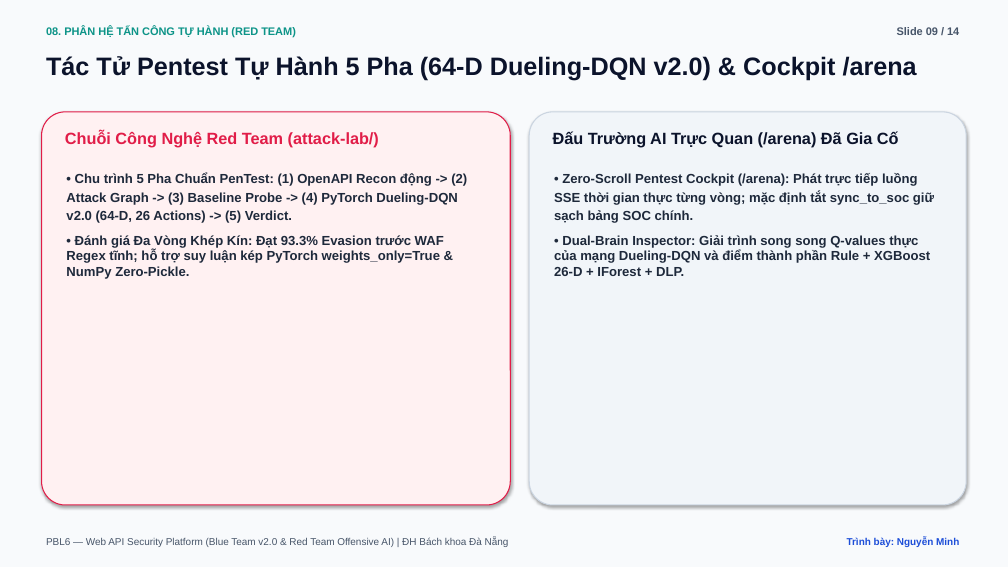
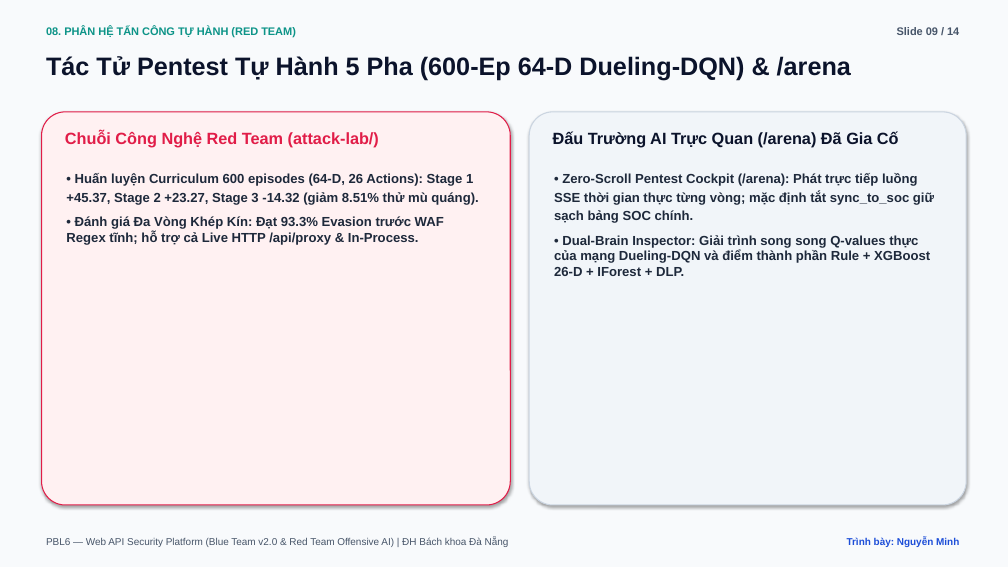
Before and after one commit to vcongggggg/pbl6, a slide deck: slide 9 of docs/reports/PBL6_Academic_Defense_Slides.pptx. Drawn at 1008x567 pixels with LibreOffice and Linux fonts; fonts in the diff are those of the drawing. Boxes give left, top, right and bottom in pixels: in the first picture for what was removed or moved away, otherwise in the second. Text is boxed around its words. In the diff, an @@ line names an element or a change of style, - is before the commit and + after.

Commit message:
fix(phase-c): remediate C1-C5 audit defects, real FP tuning & 27/27 auto-verified thesis matrix
- C1: fix target_upstream.py DLP poisoning on wildcard routes, isolate ML_ENABLED=false/ANOMALY_ENABLED=false on :8056 Rules Only, emit X-WAF-Rule-Score header in proxy.py (0 hardcoded fallback constants), add --target-url & Arena live_http mode (Strange Live HTTP: Rules 88.9% -> Hybrid 94.4% @ 4.252ms)
- C2: add scripts/plot_dqn_convergence.py generating 300 DPI fig6_dqn_600ep_convergence.png and refresh adversarial_benchmark_3x3.json with 600-ep Dueling-DQN checkpoint
- C3: execute 2-round controlled FP tuning (bare-root '/' degeneracy guard in AnomalyDetector + sync /openapi.json, /docs/, /reviews/ in BUILTIN_TARGET_SPEC), reducing B1000 Strict FPR from 4.0% -> 0.0% (Schema OFF) and 8.5% -> 0.0% (Schema ON) with 0.00% Recall loss
- C4: make sync_thesis_documents.py idempotent across DOCX/PPTX/MD and add scripts/generate_reconciliation_matrix.py asserting 27/27 exact JSON-to-document matches (0 discrepancies)
- C5: fix 8/5 scoreboard typo in demo_rehearsal.py, pass BACKEND_URL + isolated SQLite DB in run_live_demo_rehearsal.py, and refresh demo_rehearsal_v3_run.log

```diff
--- a/docs/reports/PBL6_Academic_Defense_Slides.pptx
+++ b/docs/reports/PBL6_Academic_Defense_Slides.pptx
@@ text at [46, 56, 851, 80]: text changed @@
-Tác Tử Pentest Tự Hành 5 Pha (64-D Dueling-DQN v2.0) & Cockpit /arena
+Tác Tử Pentest Tự Hành 5 Pha (600-Ep 64-D Dueling-DQN) & /arena
@@ text at [66, 173, 478, 245]: text changed @@
-• Chu trình 5 Pha Chuẩn PenTest: (1) OpenAPI Recon động -> (2) Attack Graph -> (3) Baseline Probe -> (4) PyTorch Dueling-DQN v2.0 (64-D, 26 Actions) -> (5) Verdict.
-• Đánh giá Đa Vòng Khép Kín: Đạt 93.3% Evasion trước WAF Regex tĩnh; hỗ trợ suy luận kép PyTorch weights_only=True & NumPy Zero-Pickle.
+• Huấn luyện Curriculum 600 episodes (64-D, 26 Actions): Stage 1 +45.37, Stage 2 +23.27, Stage 3 -14.32 (giảm 8.51% thử mù quáng).
+• Đánh giá Đa Vòng Khép Kín: Đạt 93.3% Evasion trước WAF Regex tĩnh; hỗ trợ cả Live HTTP /api/proxy & In-Process.
```
Also in this commit, not shown: 4 other slides changed, 27 other files.
